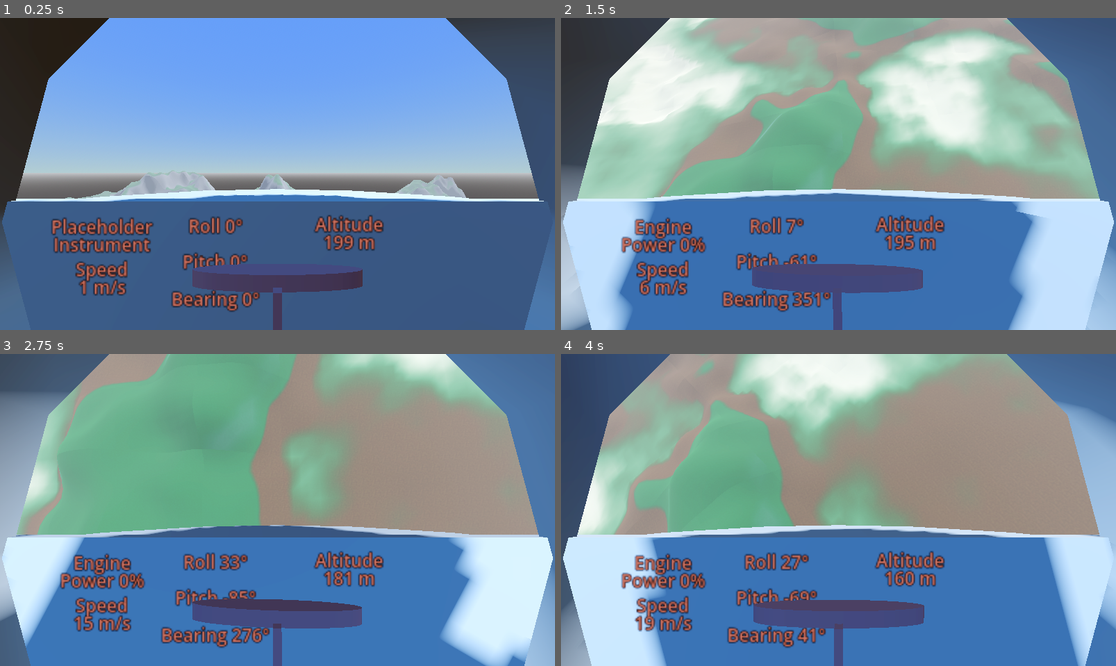
Above: before the commit, frames 1-4 (two rows, left to right).
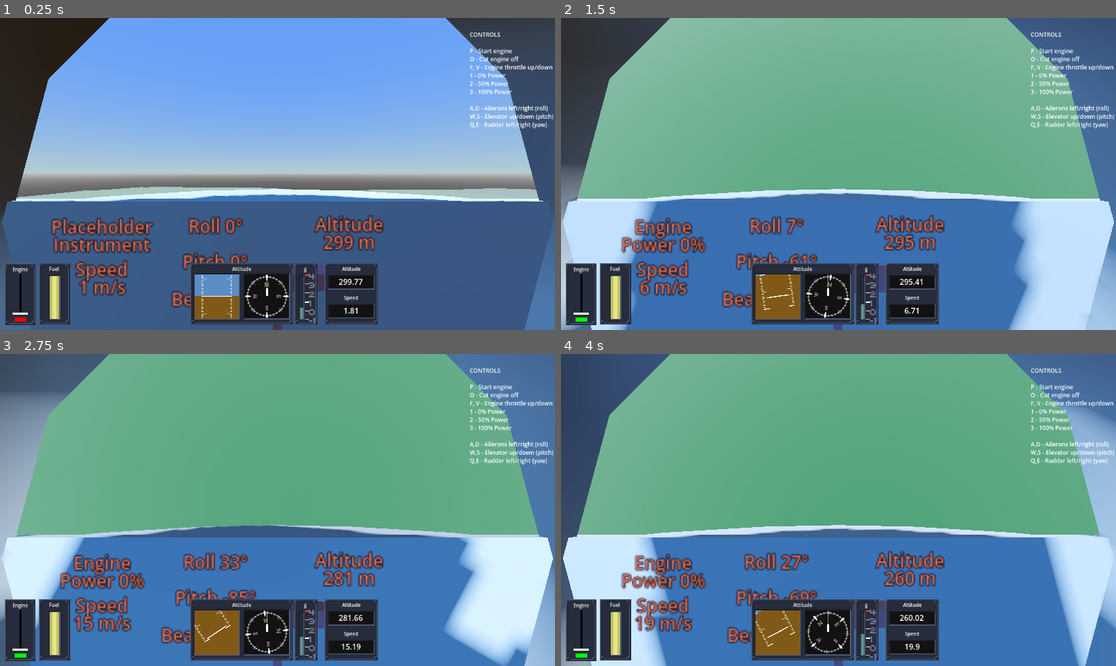
Above: after the commit, the same moments.

Repository: 100-Devs-1-Game/UndeadReckoning
Game: Godot game, scene res://Main.tscn
Same seed, same stepped clock (60 frames per second), same inputs: the game is played once before the commit and once after it. This scene is started directly instead of the project's main scene. Sound files missing from this copy of the repository are replaced by a short silence.
Inputs (mouse positions are in pixels of both pictures, inside the frame that each line leads up to):
- Up to frame 1 (0.25 s): no input
- Up to frame 2 (1.5 s): tap Enter at 0.5 s; move the mouse to (866, 174) at 0.52 s; hold D 0.53-1.28 s; tap S (free_cam_back) at 0.6 s; tap Space at 0.77, 1.07 s; move the mouse to (810, 174) at 1.27 s; hold A from 1.28 s (still down); tap Q (free_cam_down) at 1.35 s
- Up to frame 3 (2.75 s): tap Space at 1.52, 1.82 s; move the mouse to (288, 503) at 2.02 s; release A at 2.03 s; hold D from 2.03 s (still down); tap W (free_cam_forward) at 2.1 s
- Up to frame 4 (4 s): move the mouse to (832, 516) at 2.77 s; tap E (free_cam_up) at 2.85 s; tap Space at 3.02, 3.32, 3.77 s; move the mouse to (877, 513) at 3.52 s; release D at 3.53 s; hold A from 3.53 s (still down); tap Z at 3.6 s

The runs differ from the first frame. In frame 1, 11% of the frame differs, in the area x 0-100%, y 4-99%; in frame 2, 48%; in frame 3, 38%; in frame 4, 49%, in the area x 0-100%, y 0-99%.

Commit message:
Update terrain settings

Diff:
--- a/src/Main.tscn
+++ b/src/Main.tscn
@@ -3,8 +3,8 @@
 [ext_resource type="Script" uid="uid://sqf6y6dttjlp" path="res://game/game.gd" id="1_3dxm6"]
 [ext_resource type="Script" uid="uid://64ee4kogyt82" path="res://terrain/ChunkManager.gd" id="1_sqvbp"]
 [ext_resource type="PackedScene" uid="uid://cwhpy8mwx2xao" path="res://terrain/Chunk.tscn" id="2_hri7i"]
-[ext_resource type="Resource" uid="uid://dxv2q5x1wwfic" path="res://terrain/default_terrain_generator.tres" id="3_20pc6"]
 [ext_resource type="PackedScene" uid="uid://2yq1l46lpknc" path="res://plane/our_aircraft.tscn" id="3_wkp8b"]
+[ext_resource type="Resource" uid="uid://dnkjaetg3w1oe" path="res://terrain/new_terrain_generator.tres" id="4_3dxm6"]
 [ext_resource type="PackedScene" uid="uid://4hscsbd3ay4s" path="res://example/scenes/CameraTripod/CameraTripod.tscn" id="21_f4ese"]
 
 [sub_resource type="ProceduralSkyMaterial" id="ProceduralSkyMaterial_r0du0"]
@@ -46,15 +46,18 @@
 script = ExtResource("1_sqvbp")
 player = NodePath("../Aircraft")
 chunk_scene = ExtResource("2_hri7i")
-terrain_generator = ExtResource("3_20pc6")
-render_distance = 24
+terrain_generator = ExtResource("4_3dxm6")
+render_distance = 16
 load_trigger_distance = 6
 update_interval = 0.2
-overall_scale = 2.0
+chunk_size_x = 128
+chunk_size_z = 128
+overall_scale = 1.0
 noise_path = SubResource("FastNoiseLite_r0du0")
 
 [node name="Aircraft" parent="." instance=ExtResource("3_wkp8b")]
-transform = Transform3D(1, 0, 0, 0, 1, 0, 0, 0, 1, 0, 200, 0)
+transform = Transform3D(1, 0, 0, 0, 1, 0, 0, 0, 1, 0, 300, 0)
+enable_builtin_interface = true
 
 [node name="CameraTripod" parent="." instance=ExtResource("21_f4ese")]
 TargetNode = NodePath("../Aircraft")
